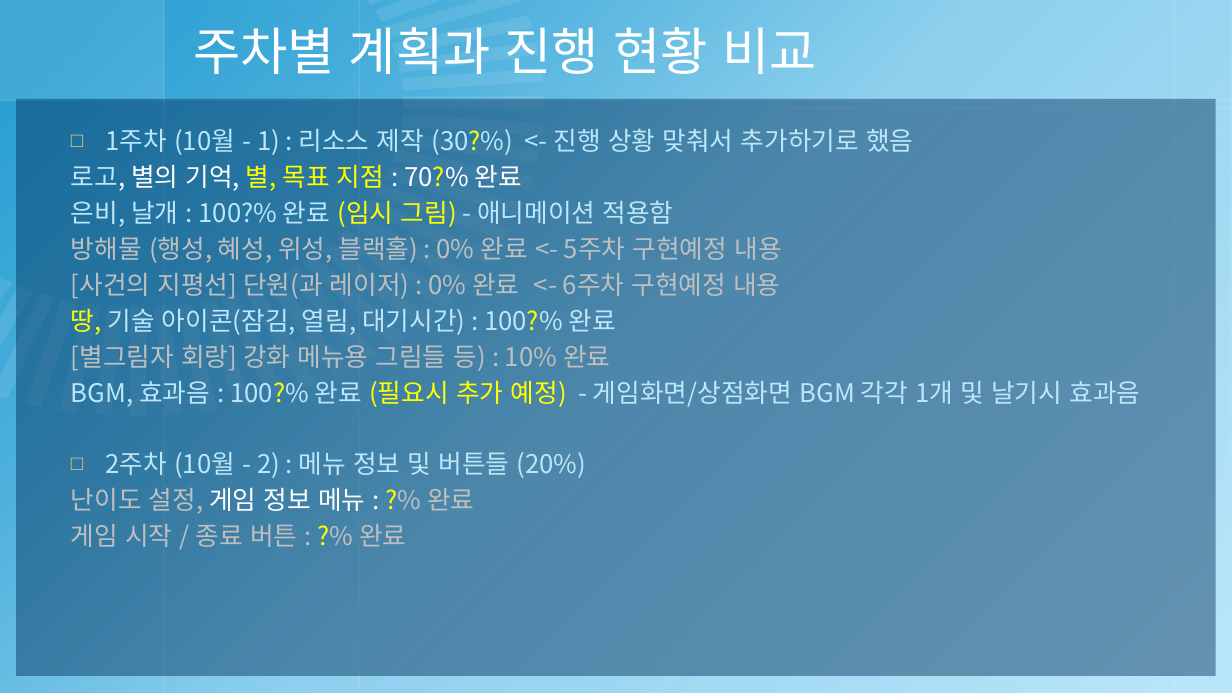
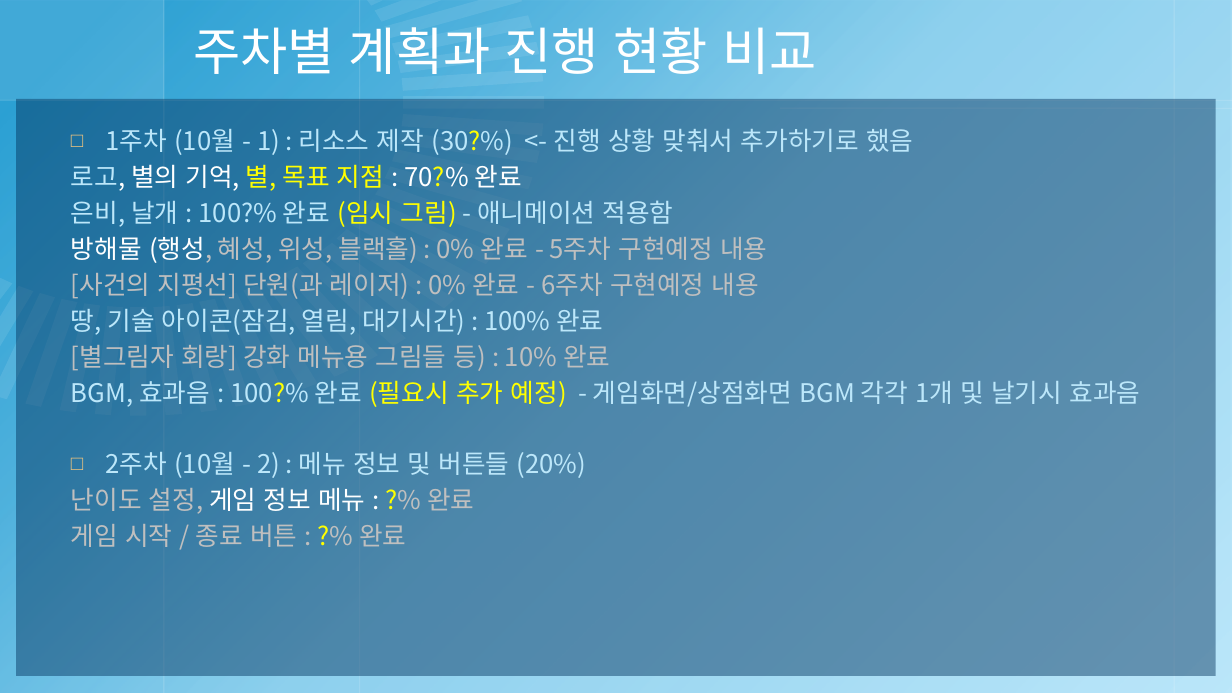
Before and after one commit to pb-wandu/2018180040_2DGP_PROJECT, a slide deck: slide 2 of 2018180040 - 2DGP 3차 발표 프레젠테이션.pptx. Drawn at 1232x693 pixels with LibreOffice and Linux fonts; fonts in the diff are those of the drawing; background and template pictures are left out. Boxes give left, top, right and bottom in pixels: in the first picture for what was removed or moved away, otherwise in the second. Text is boxed around its words. In the diff, an @@ line names an element or a change of style, - is before the commit and + after.

Commit message:
방해물 기본 - 행성
방해물 [행성] 제작 - 충돌시 은비(플레이어) 체력 일정량 감소 및 짧은 시간 무적. 체력이 다 떨어지면 메인 메뉴로 이동 / 스테이지 관련 변수들 새 파일로 분리

```diff
--- a/2018180040 - 2DGP 3차 발표 프레젠테이션.pptx
+++ b/2018180040 - 2DGP 3차 발표 프레젠테이션.pptx
@@ text at <box>71,236,767,335</box>: text changed @@
-방해물 (행성, 혜성, 위성, 블랙홀) : 0% 완료 <- 5주차 구현예정 내용
-[사건의 지평선] 단원(과 레이저) : 0% 완료 <- 6주차 구현예정 내용
-땅, 기술 아이콘(잠김, 열림, 대기시간) : 100?% 완료
+방해물 (행성, 혜성, 위성, 블랙홀) : 0% 완료 - 5주차 구현예정 내용
+[사건의 지평선] 단원(과 레이저) : 0% 완료 - 6주차 구현예정 내용
+땅, 기술 아이콘(잠김, 열림, 대기시간) : 100% 완료
```
Also in this commit, not shown: 1 other slide changed, 12 other files.
